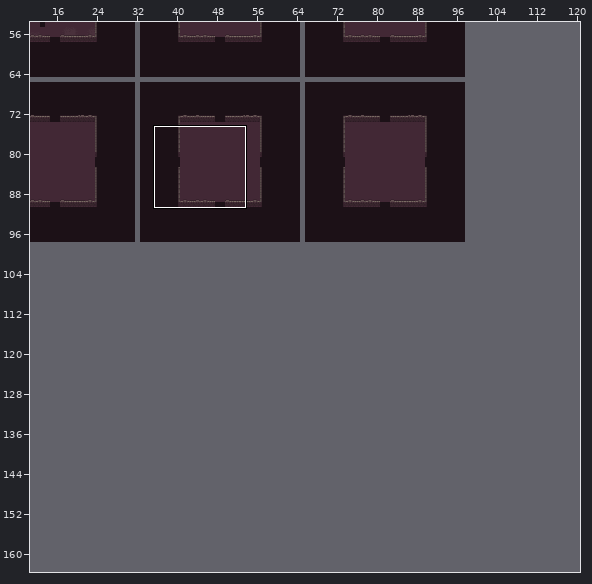
An edit to a level. Tiled map, Assets/TileMap/basic_square_frame.tmx. Above: a wide view before the commit, with the close-up outlined.
Close-up. Before the edit:
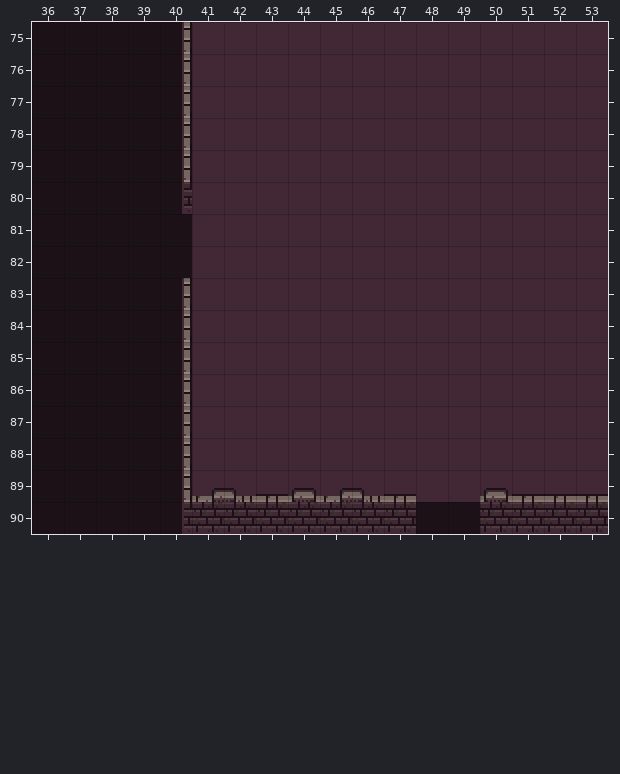
Cells are 16x16 px. Shown: x 36..53, y 75..90. The commit also changed other parts of the map, which this record leaves out.
Now the later version:
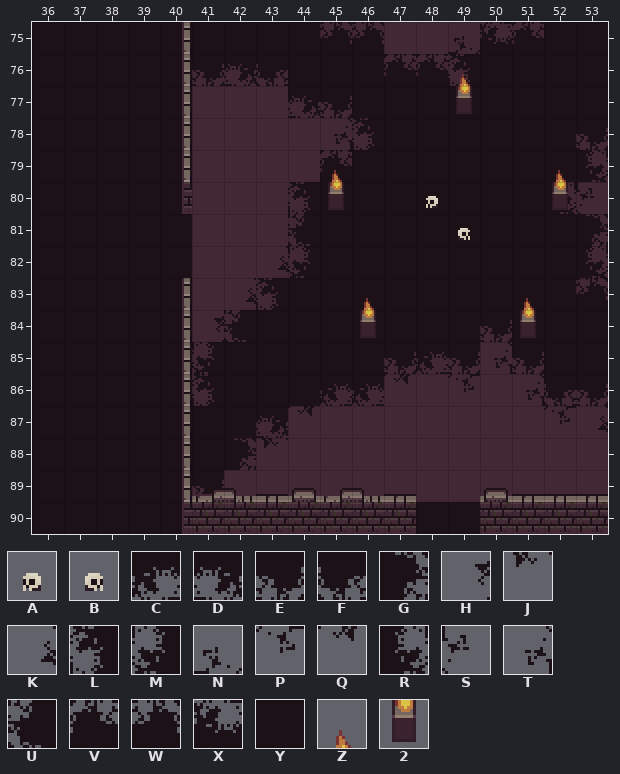
Key: from "dungeon_set_1": A 49, B 49 flipped left-right, C 56, D 56 flipped left-right, E 57, F 57 flipped left-right, G 58, H 59 flipped left-right, J 59 flipped on the diagonal, K 59 turned 180, L 61, M 61 flipped up-down, N 63, P 72, Q 73, R 74, S 75, T 75 turned 180, U 77, V 78, W 78 flipped left-right, X 79 flipped left-right, Y 100, Z 119, 2 120.
_ is an empty cell, . an unchanged one.
What changed:
--- layer "walls"
@@ x 41..53 @@
-75 ______.._____
-76 _____________
-77 ...__________
-78 ...._________
-79 ...._________
-80 ...__________
-81 ...__________
-82 ..___________
-83 .____________
-84 _____________
-85 _____________
-86 _______._.___
-87 ____.......__
-88 ___..........
-89 _............
+75 YYYYWW..NXVYY
+76 EDFYYYVVLYYYY
+77 ...DEYYYYYYYY
+78 ....TLYYYYYYE
+79 ....VYYYYYYYR
+80 ...LYYYYYYYRS
+81 ...UYYYYYYYYG
+82 ..KMYYYYYYYYR
+83 .KLYYYYYYYYYW
+84 HUYYYYYYYEYYY
+85 MYYYYYECETEYY
+86 LYYYCCQ.P.TFE
+87 YYDQ.......PK
+88 YGJ..........
+89 E............
--- layer "objects"
@@ x 49..49 @@
-76 _
-77 _
+76 Z
+77 2
@@ x 45..52 @@
-79 _......_
-80 _.._..._
-81 ...._...
+79 Z......Z
+80 2..A...2
+81 ....B...
@@ x 46..51 @@
-83 _...._
-84 _...._
+83 Z....Z
+84 2....2
Pixel boxes of the changes (left, top, right, bottom) in both close-ups:
added: (192, 22, 608, 494)
